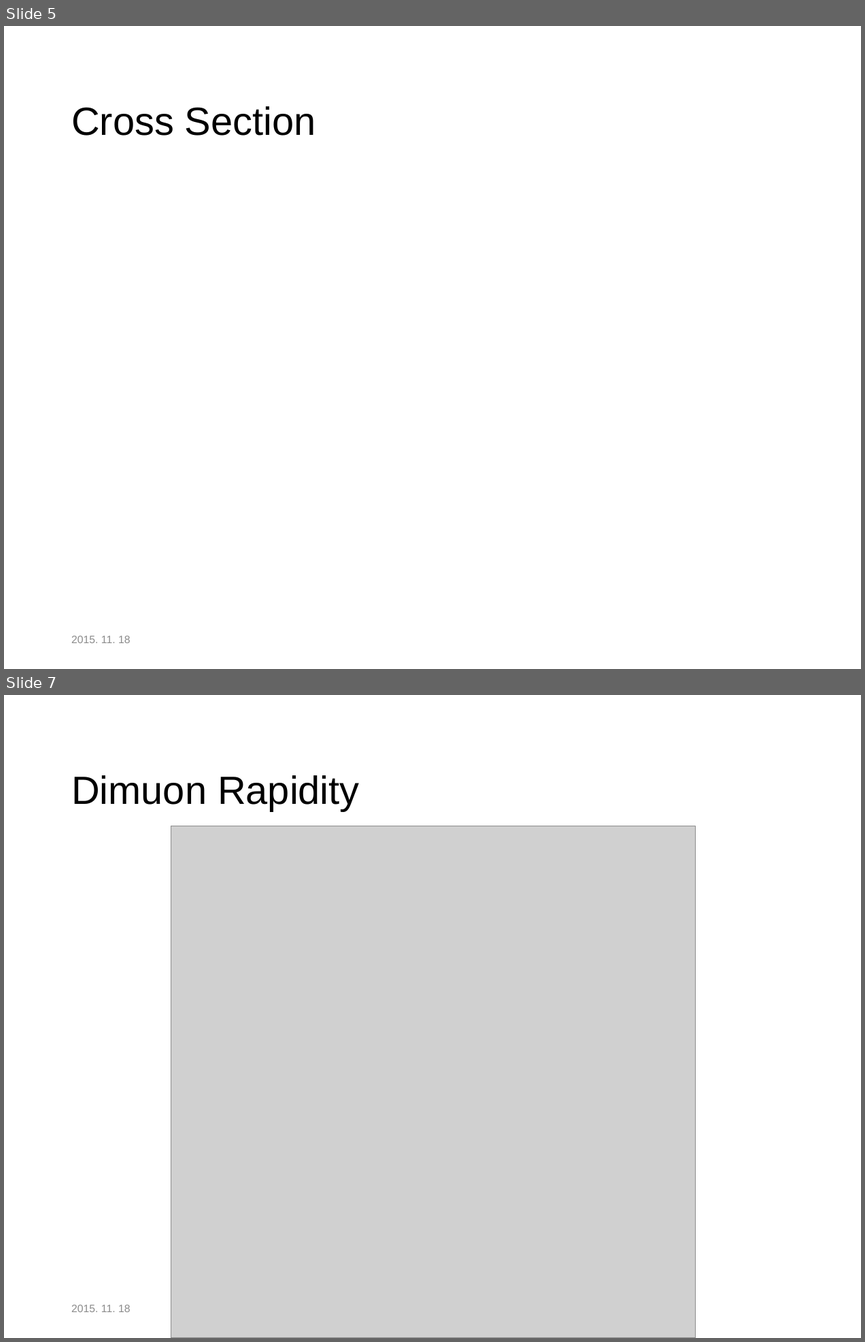
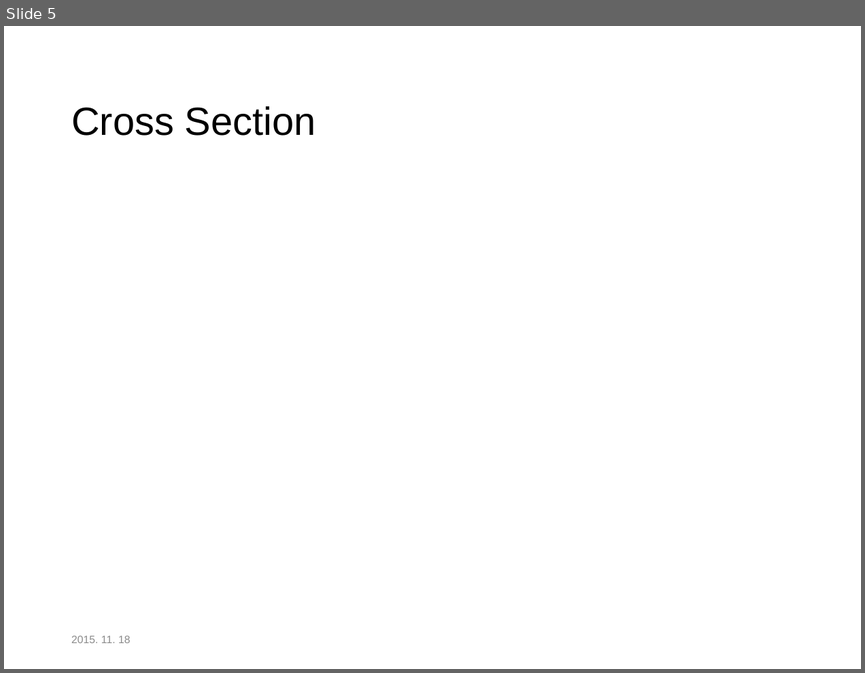
Before and after one commit to doodoong/intern, a slide deck: status_report/1125 JWNam Status Report.pptx. Shown one above the other, each under a label of ours: slides 5 and 7 before the commit, slide 5 after it; the slides between them are not shown. The pictures are 865x1342 and 865x673 pixels, drawn with LibreOffice and Linux fonts; fonts in the diff are those of the drawing; grey boxes stand for pictures. Boxes give left, top, right and bottom in pixels: in the first picture for what was removed or moved away, otherwise in the second. Text is boxed around its words. In the diff, an @@ line names an element or a change of style, - is before the commit and + after.

```diff
--- a/status_report/1125 JWNam Status Report.pptx
+++ b/status_report/1125 JWNam Status Report.pptx
@@ slide 7 removed at (4,695,861,1338), background #FFFFFF @@
@@ title removed at (71,775,360,811) @@
-Dimuon Rapidity
@@ picture removed at (171,826,696,1338) @@
@@ text removed at (71,1304,130,1312) @@
-2015. 11. 18
```
Also in this commit, not shown: 2 other slides removed, 2 other files.
